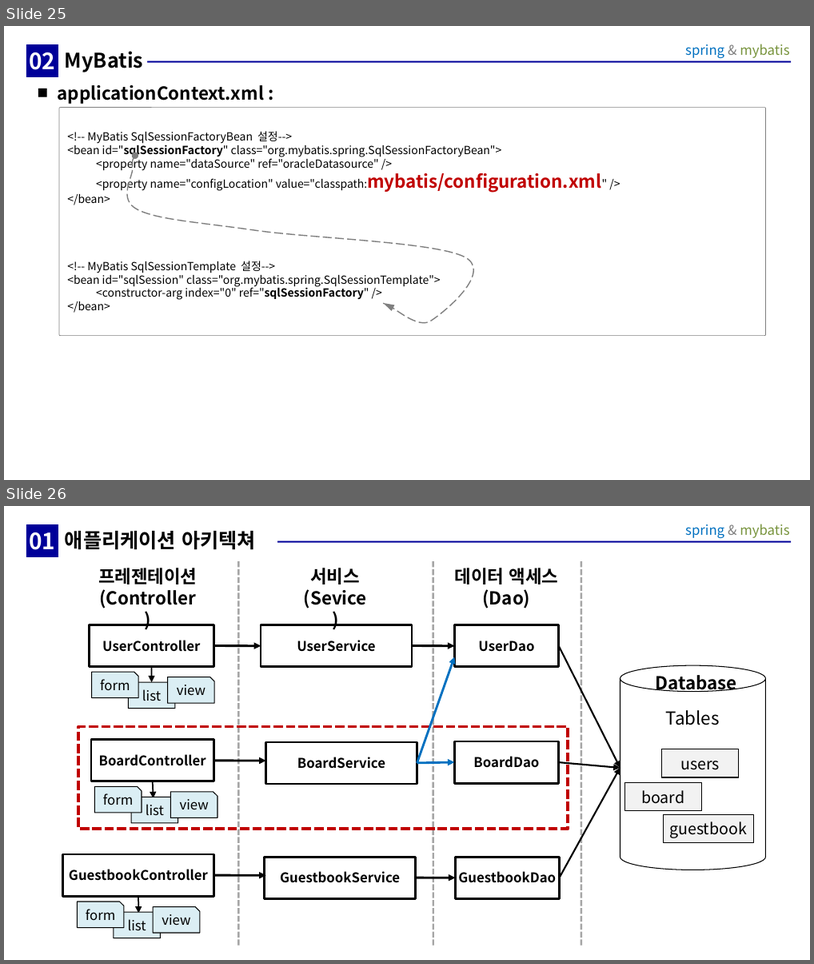
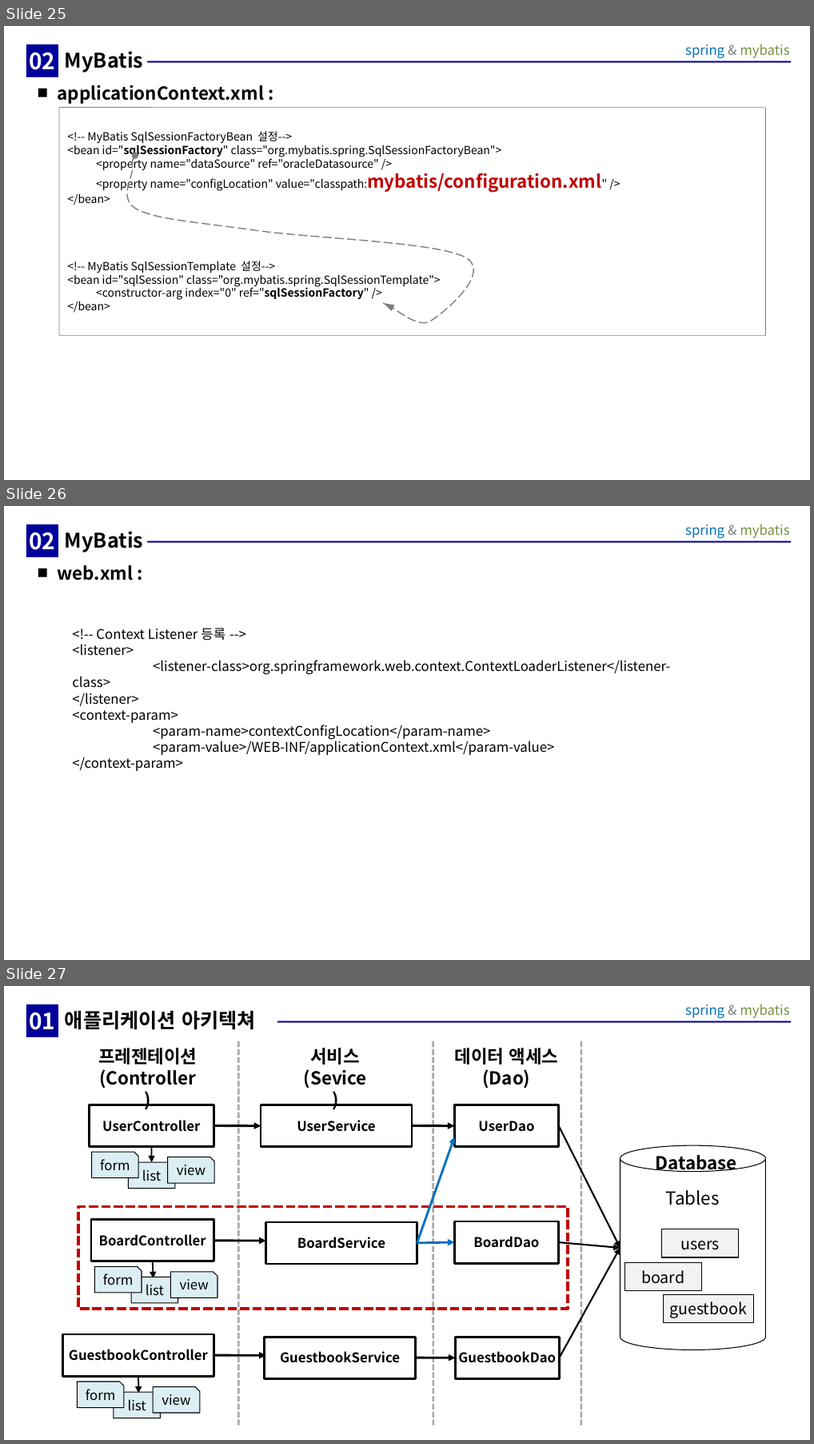
Before and after one commit to sonddokki/class_file, a slide deck: 강의자료/06.spring/프로젝트생성.ppt. Shown one above the other, each under a label of ours: slides 25 and 26 before the commit, slides 25, 26 and 27 after it. The pictures are 814x964 and 814x1444 pixels, drawn with LibreOffice and Linux fonts; fonts in the diff are those of the drawing. Boxes give left, top, right and bottom in pixels: in the first picture for what was removed or moved away, otherwise in the second. Text is boxed around its words. In the diff, an @@ line names an element or a change of style, - is before the commit and + after.

Commit message:
1103

```diff
--- a/강의자료/06.spring/프로젝트생성.ppt
+++ b/강의자료/06.spring/프로젝트생성.ppt
@@ slide 26 added at box(4, 506, 810, 960), background #FFFFFF; not listed: 2 template elements that a slide beside it also shows @@
@@ text added at box(26, 524, 58, 556), fill #000099, outline #000099 0.26 pt, 20 pt, text #FFFFFF, bold @@
+02
@@ title added at box(65, 531, 143, 552), 18 pt, text #000000, bold @@
+MyBatis
@@ text added at box(58, 565, 134, 580), 16 pt, text #000000, bold @@
+■ web.xml :
@@ text added at box(72, 628, 670, 771), 12 pt, text #000000 @@
+<!-- Context Listener 등록 -->
+<listener>
+<listener-class>org.springframework.web.context.ContextLoaderListener</listener-class>
+</listener>
+<context-param>
+<param-name>contextConfigLocation</param-name>
+<param-value>/WEB-INF/applicationContext.xml</param-value>
+</context-param>
@@ what was slide 26 is now slide 27 @@
```
Also in this commit, not shown: 2 slides changed.
